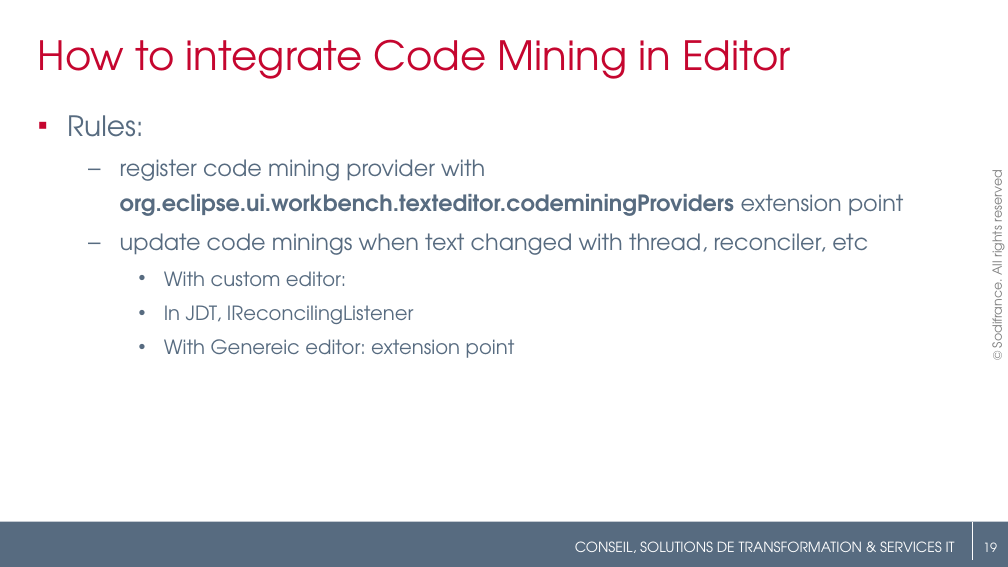
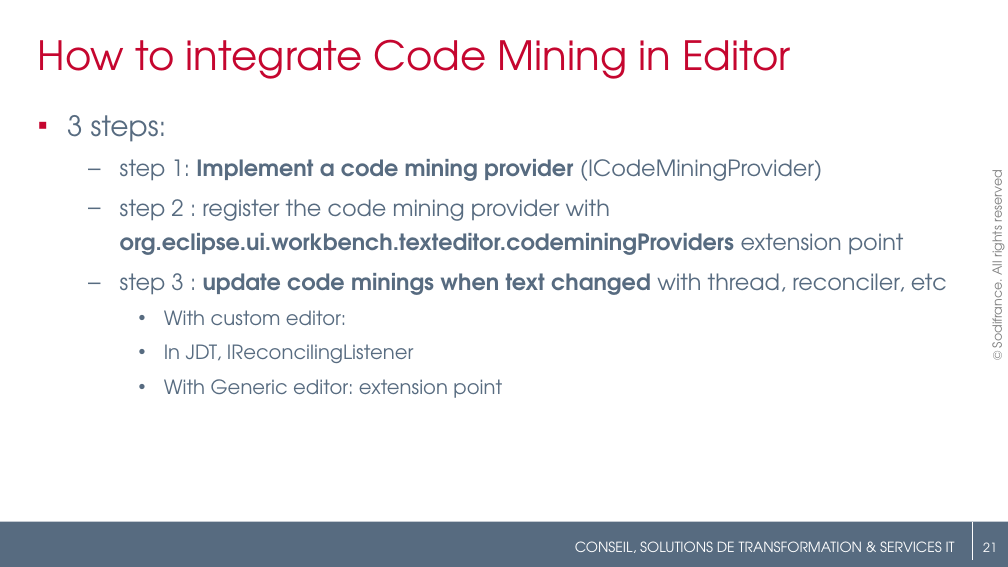
Before and after one commit to angelozerr/EclipseConFrance2018, a slide deck: slide 21 of EclipseConFrance2018_CodeMining.pptx (slide 19 before the commit). Drawn at 1008x567 pixels with LibreOffice and Linux fonts; fonts in the diff are those of the drawing; background and template pictures are left out. Boxes give left, top, right and bottom in pixels: in the first picture for what was removed or moved away, otherwise in the second. Text is boxed around its words. In the diff, an @@ line names an element or a change of style, - is before the commit and + after.

Commit message:
Add emoji editor.

```diff
--- a/EclipseConFrance2018_CodeMining.pptx
+++ b/EclipseConFrance2018_CodeMining.pptx
@@ text at <box>120,159,947,295</box>: text changed @@
-▪ Rules:
-  – register code mining provider with org.eclipse.ui.workbench.texteditor.codeminingProviders extension point
-  – update code minings when text changed with thread, reconciler, etc
+▪ 3 steps:
+  – step 1: Implement a code mining provider (ICodeMiningProvider)
+  – step 2 : register the code mining provider with org.eclipse.ui.workbench.texteditor.codeminingProviders extension point
+  – step 3 : update code minings when text changed with thread, reconciler, etc
@@ text at <box>164,379,502,398</box>: text changed @@
-    • With Genereic editor: extension point
+    • With Generic editor: extension point
@@ page number at <box>983,542,997,552</box>: text changed @@
-19
+21
```
Also in this commit, not shown: 11 other slides changed, 5 slides added.
